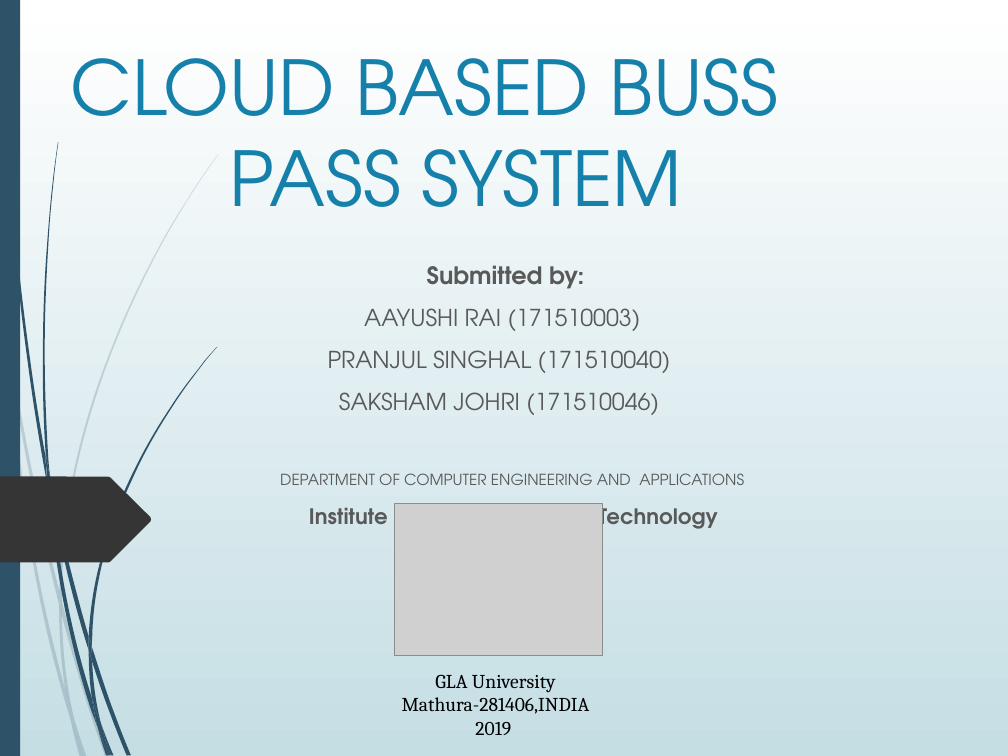
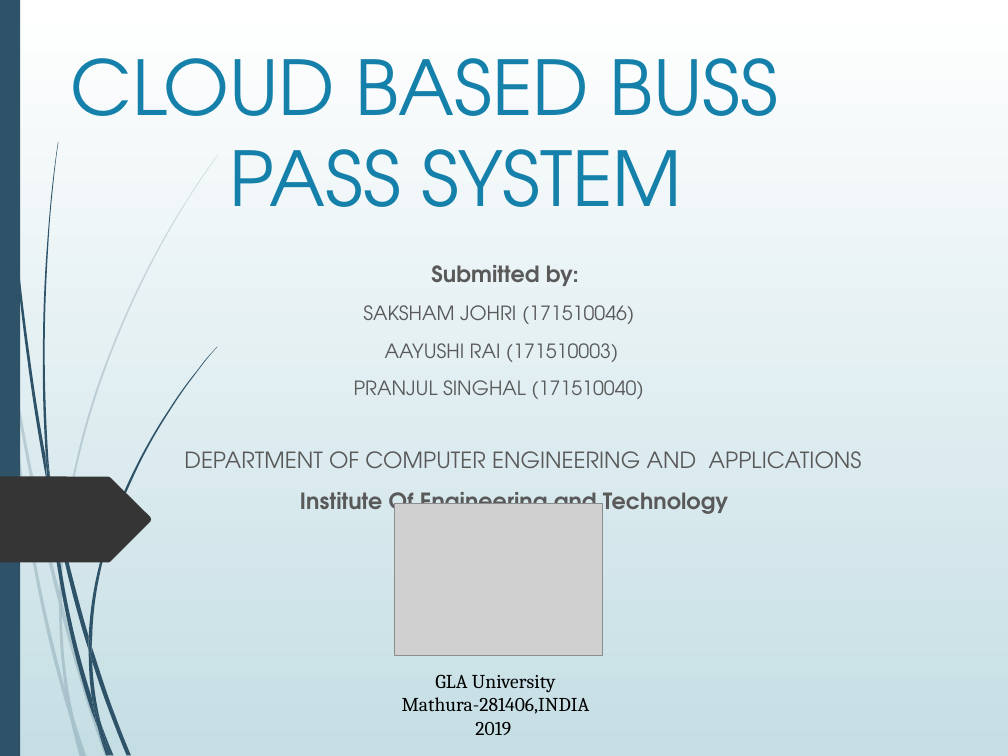
Before and after one commit to aayushi20221/Cloud-Based-Buss-Pass-System, a slide deck: slide 1 of ppt.pptx. Drawn at 1008x756 pixels with LibreOffice and Linux fonts; fonts in the diff are those of the drawing; grey boxes stand for pictures. Boxes give left, top, right and bottom in pixels: in the first picture for what was removed or moved away, otherwise in the second. Text is boxed around its words. In the diff, an @@ line names an element or a change of style, - is before the commit and + after.

```diff
--- a/ppt.pptx
+++ b/ppt.pptx
@@ subtitle at box(184, 265, 862, 519): size 17.1 to 15.9 pt in "Submitted by:"; size 16.6 to 14 pt in "AAYUSHI RAI (171510003)", "PRANJUL SINGHAL (171510040)"; size 10.9 to 15.9 pt in "DEPARTMENT OF COMPUTER ENGINEERING AND APPLICATIONS"; size 15.2 to 15.9 pt in "Institute Of Engineering and Technology" @@
@@ subtitle at box(363, 305, 634, 324): paragraph added @@
+SAKSHAM JOHRI (171510046)
@@ subtitle at box(339, 392, 659, 415): paragraph removed @@
-SAKSHAM JOHRI (171510046)
```
